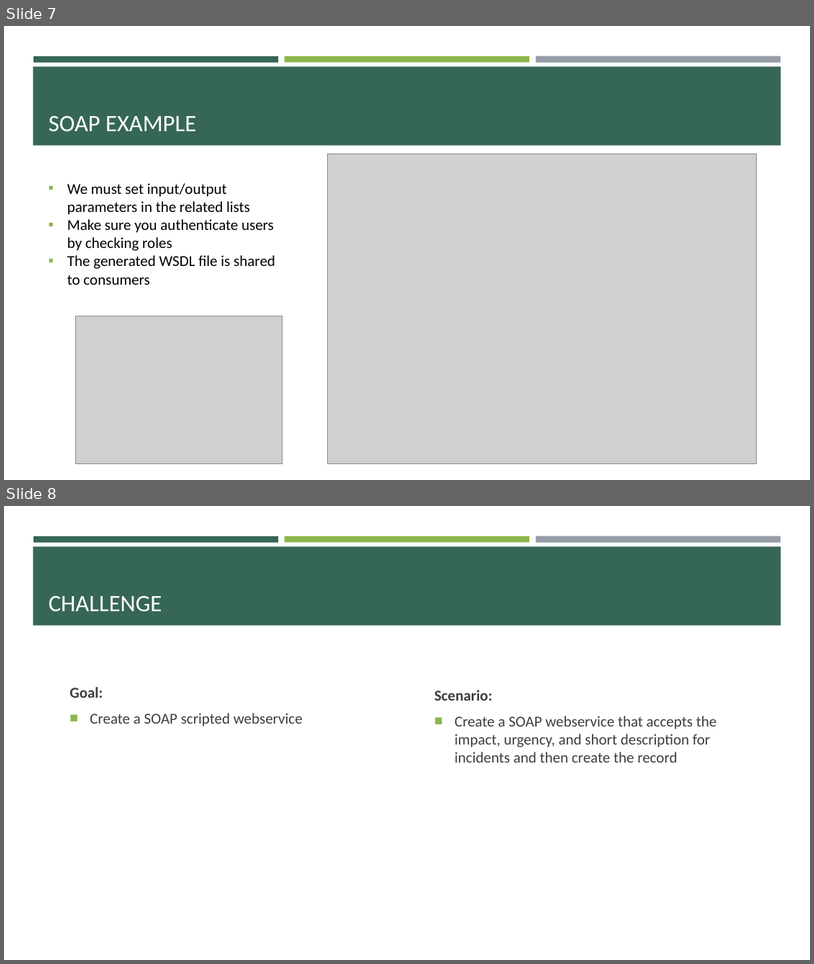
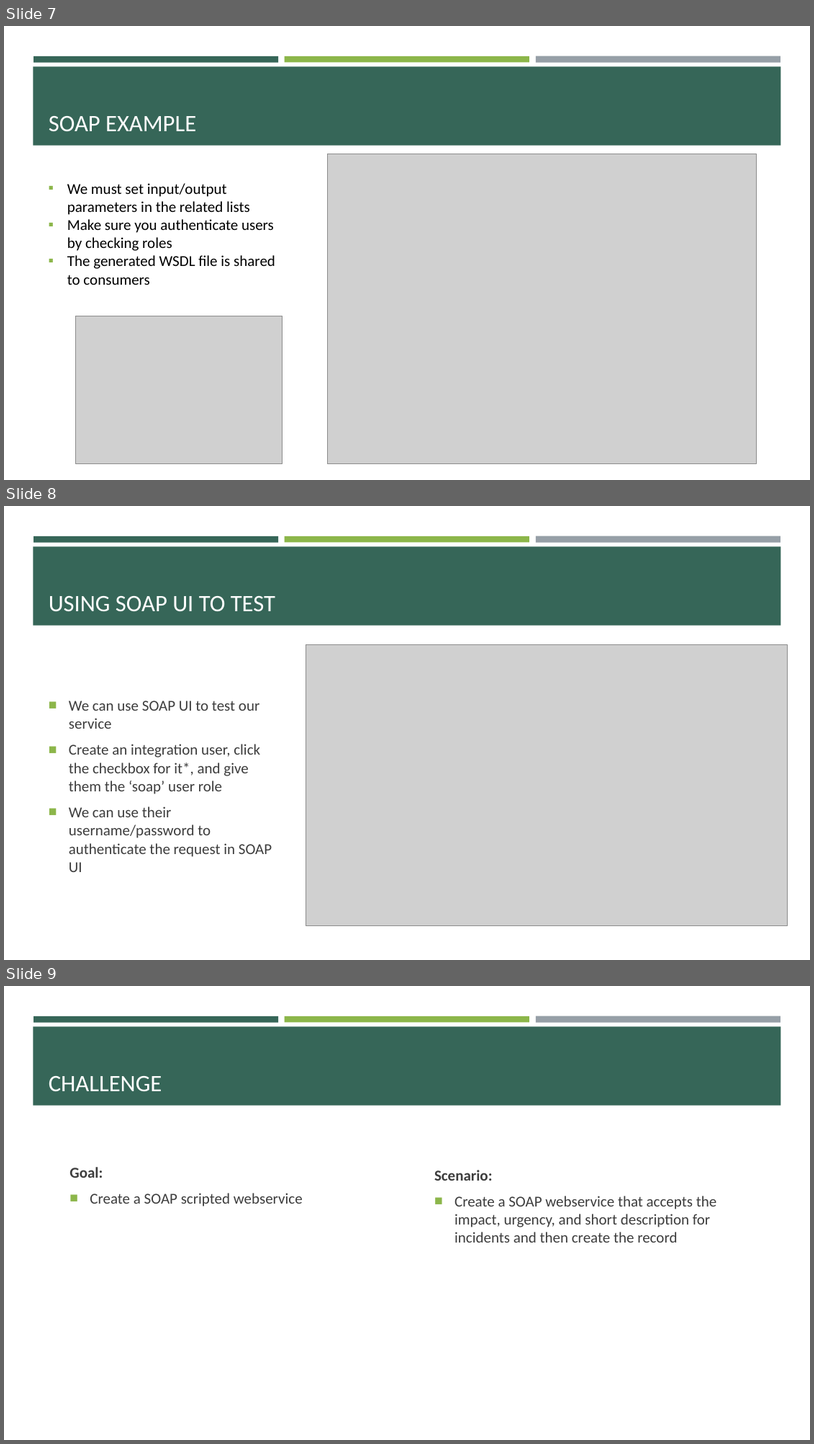
Before and after one commit to e-m-wilson/SNOW, a slide deck: Week_7/Integrations.pptx. Shown one above the other, each under a label of ours: slides 7 and 8 before the commit, slides 7, 8 and 9 after it. The pictures are 814x964 and 814x1444 pixels, drawn with LibreOffice and Linux fonts; fonts in the diff are those of the drawing; grey boxes stand for pictures. Boxes give left, top, right and bottom in pixels: in the first picture for what was removed or moved away, otherwise in the second. Text is boxed around its words. In the diff, an @@ line names an element or a change of style, - is before the commit and + after.

Commit message:
update

```diff
--- a/Week_7/Integrations.pptx
+++ b/Week_7/Integrations.pptx
@@ slide 8 added at (4,506,810,960), background #FFFFFF; not listed: 4 template elements that a slide beside it also shows @@
@@ title added at (49,596,275,612), 28 pt, text #FFFFFF @@
+USING SOAP UI TO TEST
@@ picture added at (306,644,787,926) @@
@@ text added at (69,700,272,872), 18 pt, text #3D3D3D @@
+■ We can use SOAP UI to test our service
+■ Create an integration user, click the checkbox for it*, and give them the ‘soap’ user role
+■ We can use their username/password to authenticate the request in SOAP UI
@@ what was slide 8 is now slide 9 @@
```
